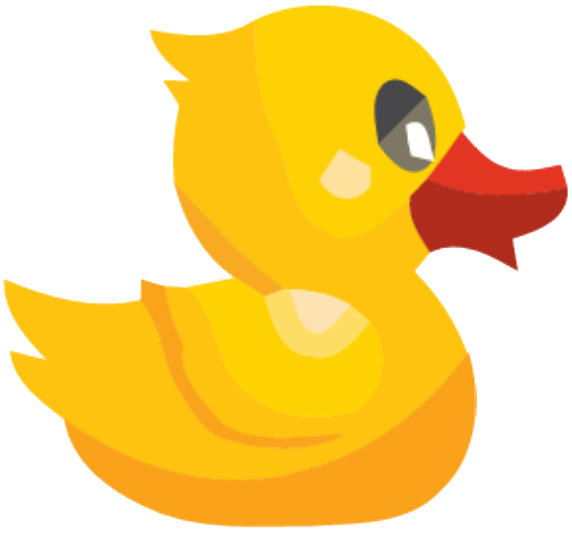
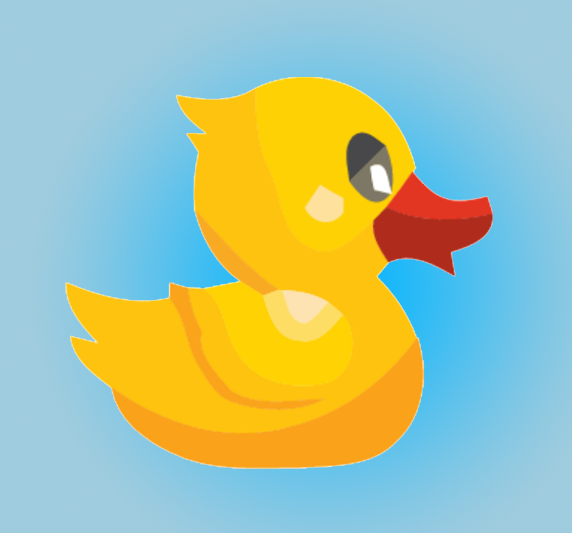
Layered file, before and after one edit (572x533). Changes by layer:
painted on "Layer 1" over box(3, 5, 568, 528)
added layer "Rectangle 1" over box(0, 0, 572, 533)
